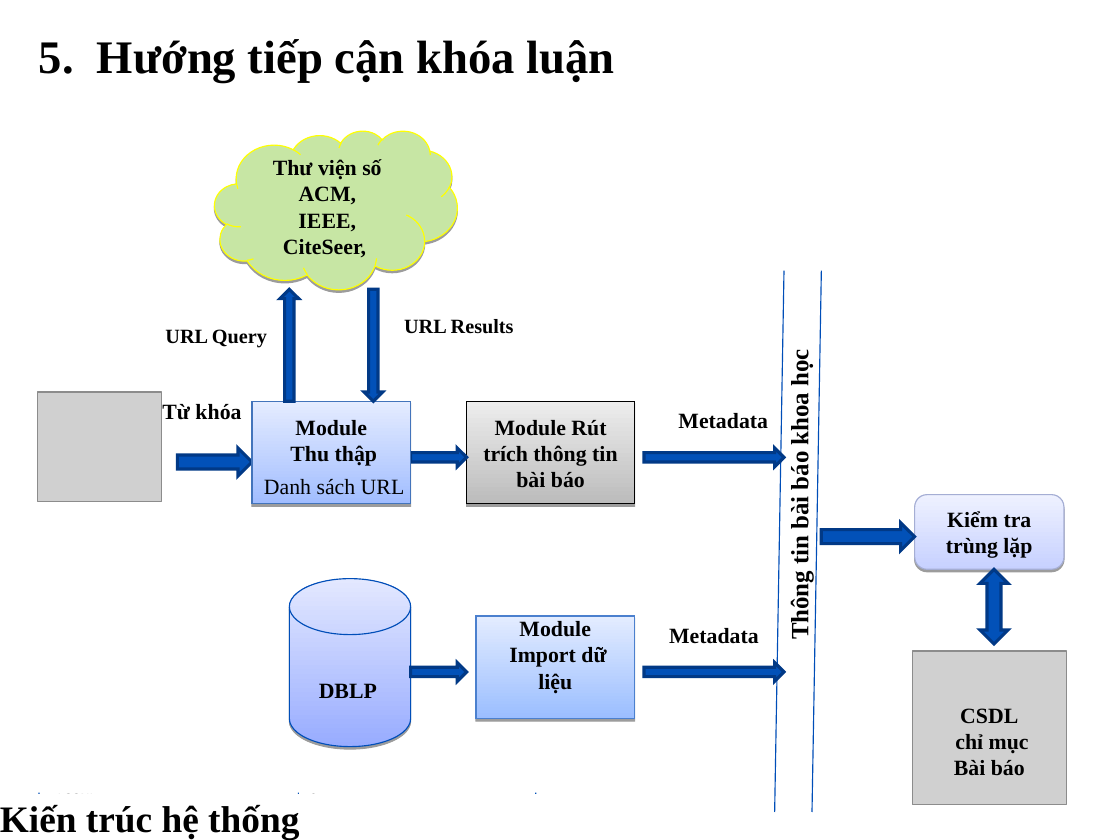
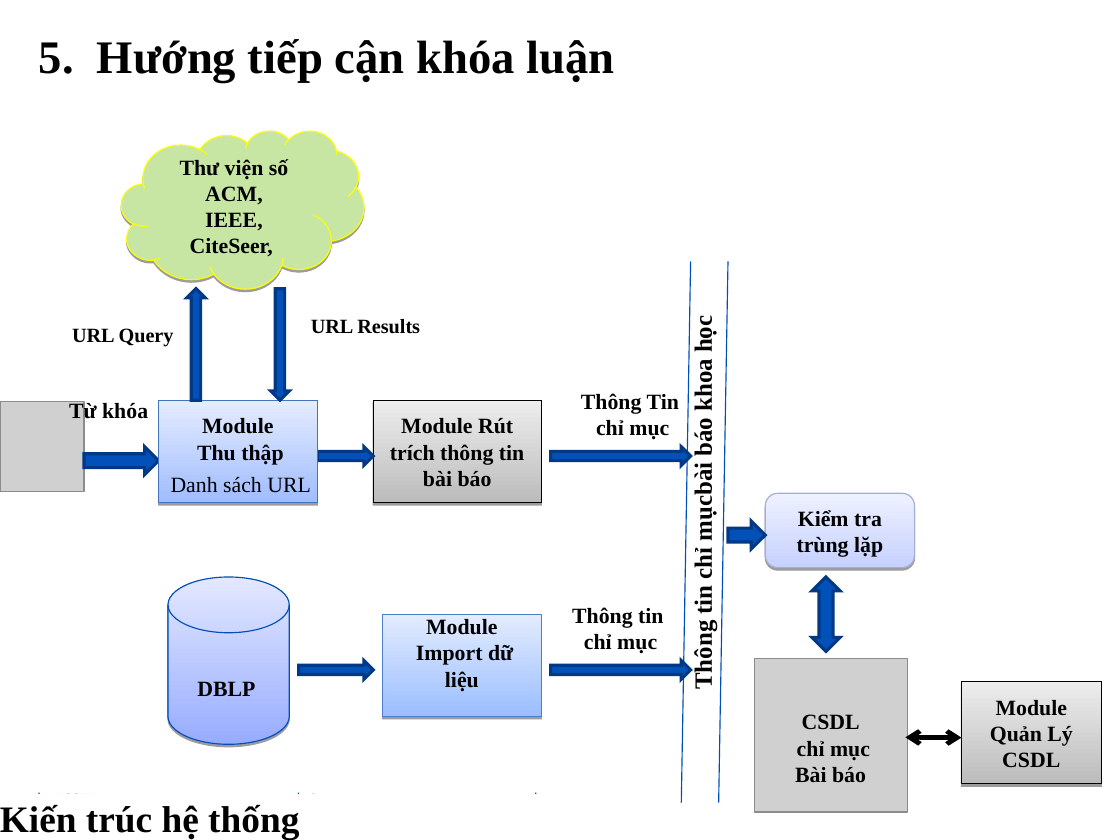
Before and after one commit to tiendv/detaitotnghiep, a slide deck: slide 8 of Report/Slide Baove/Final_slide.ppt. Drawn at 1120x840 pixels with LibreOffice and Linux fonts; fonts in the diff are those of the drawing; grey boxes stand for pictures; background and template pictures are left out. Boxes give left, top, right and bottom in pixels: in the first picture for what was removed or moved away, otherwise in the second. Text is boxed around its words. In the diff, an @@ line names an element or a change of style, - is before the commit and + after.

```diff
--- a/Report/Slide Baove/Final_slide.ppt
+++ b/Report/Slide Baove/Final_slide.ppt
@@ line moved from (821, 271) - (812, 812) to (691, 261) - (681, 803) @@
@@ line moved from (784, 271) - (775, 812) to (728, 261) - (719, 803) @@
@@ group added at (x1=187, y1=289, x2=679, y2=680): 2 texts, 1 right arrow, 1 up arrow @@
+Thông Tin
+chỉ mục
+Thông tin
+chỉ mục
@@ down arrow moved from (x1=280, y1=289, x2=299, y2=401) to (x1=271, y1=289, x2=290, y2=401) @@
@@ down arrow at (x1=271, y1=289, x2=290, y2=401): up arrow to down arrow @@
@@ down arrow removed at (x1=364, y1=289, x2=383, y2=401) @@
@@ text at (x1=690, y1=319, x2=718, y2=688): text changed @@
-Thông tin bài báo khoa học
+Thông tin chỉ mụcbài báo khoa học
@@ picture resized from (x1=37, y1=392, x2=161, y2=502) to (x1=0, y1=401, x2=84, y2=492) @@
@@ text removed at (x1=678, y1=413, x2=768, y2=429) @@
-Metadata
@@ 4 texts, 3 rectangles, 3 right arrows, 1 freeform shape moved together from (x1=162, y1=131, x2=784, y2=719) to (x1=69, y1=131, x2=691, y2=716) @@
@@ rounded rectangle "Kiểm tra trùng lặp" moved from (x1=915, y1=495, x2=1064, y2=570) to (x1=765, y1=493, x2=914, y2=567) @@
@@ proportions changed in 6 elements at (x1=551, y1=661, x2=691, y2=680), (x1=84, y1=447, x2=159, y2=475), (x1=551, y1=447, x2=691, y2=466), (x1=317, y1=447, x2=373, y2=466), (x1=812, y1=577, x2=840, y2=651), (x1=728, y1=521, x2=765, y2=549) @@
@@ right arrow resized from (x1=821, y1=523, x2=914, y2=551) to (x1=728, y1=521, x2=765, y2=549) @@
@@ cylinder "DBLP" moved from (x1=289, y1=579, x2=410, y2=747) to (x1=168, y1=577, x2=289, y2=744) @@
@@ up down arrow moved from (x1=980, y1=569, x2=1008, y2=644) to (x1=812, y1=577, x2=840, y2=651) @@
@@ text removed at (x1=669, y1=628, x2=759, y2=644) @@
-Metadata
@@ picture moved from (x1=913, y1=651, x2=1067, y2=804) to (x1=754, y1=659, x2=907, y2=812) @@
@@ right arrow resized from (x1=411, y1=663, x2=467, y2=682) to (x1=551, y1=661, x2=691, y2=680) @@
@@ right arrow removed at (x1=644, y1=663, x2=784, y2=682) @@
@@ rectangle added at (x1=961, y1=681, x2=1101, y2=784), fill gradient #BCBCBC to #EDEDED, outline #000000 0.74 pt, 14 pt, text #000000, bold @@
+Module Quản Lý CSDL
@@ text "CSDL" moved from (x1=954, y1=708, x2=1029, y2=775) to (x1=795, y1=714, x2=870, y2=783) @@
@@ double arrow added from (905, 737) to (961, 738), #000000 3 pt @@
```
Also in this commit, not shown: 11 other slides changed, 1 slide added.
